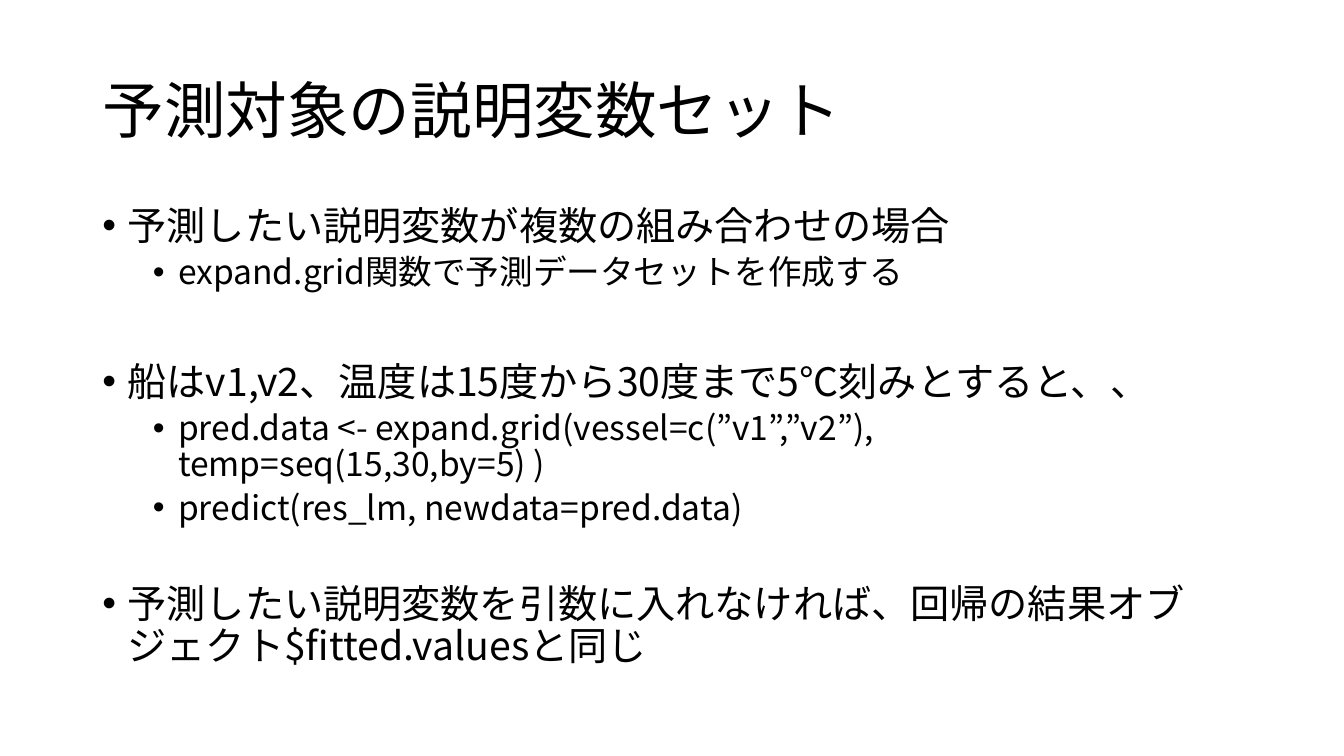
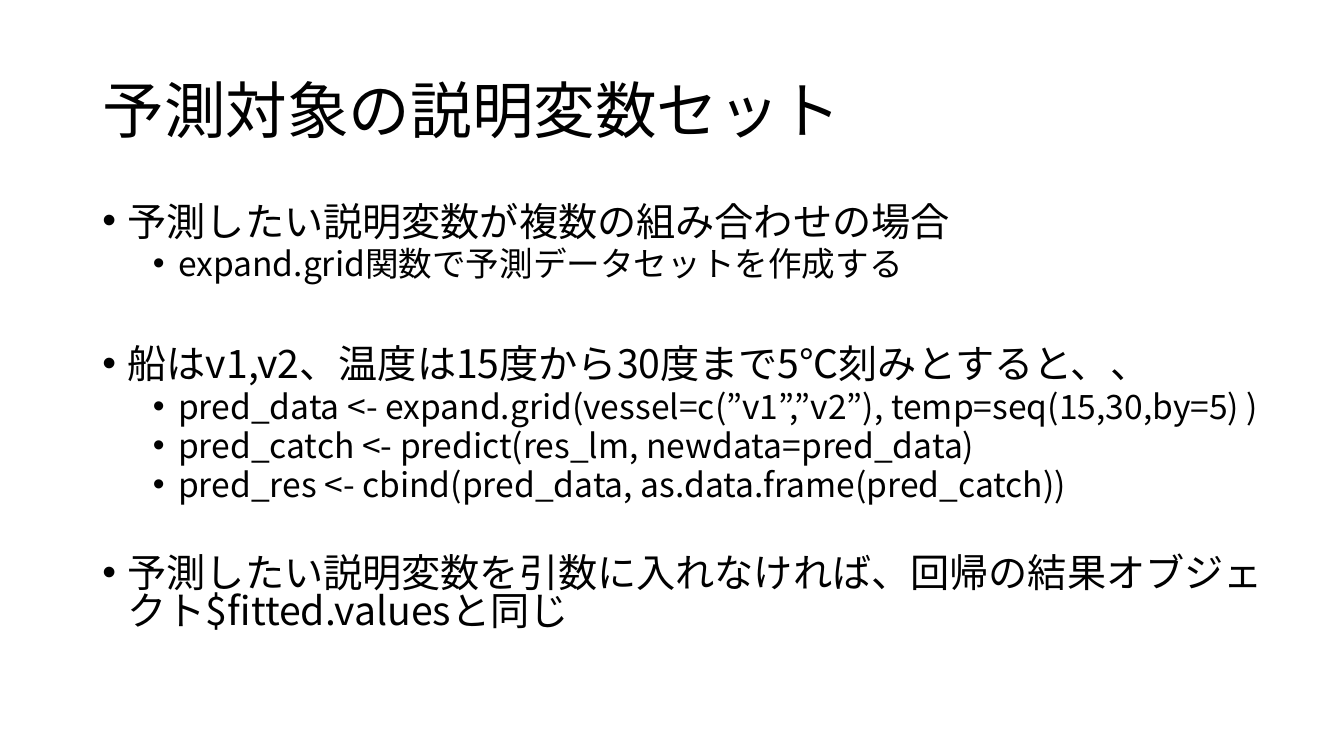
Before and after one commit to KoHMB/Shigen_kensyu_FRA, a slide deck: slide 5 of R/スライド/第23回.pptx. Drawn at 1344x756 pixels with LibreOffice and Linux fonts; fonts in the diff are those of the drawing. Boxes give left, top, right and bottom in pixels: in the first picture for what was removed or moved away, otherwise in the second. Text is boxed around its words. In the diff, an @@ line names an element or a change of style, - is before the commit and + after.

```diff
--- a/R/スライド/第23回.pptx
+++ b/R/スライド/第23回.pptx
@@ text at [128, 203, 1263, 630]: line spacing 0.9 to 0.8 @@
@@ text at [178, 384, 1239, 505]: text changed @@
-  • pred.data <- expand.grid(vessel=c(”v1”,”v2”), temp=seq(15,30,by=5) )
-  • predict(res_lm, newdata=pred.data)
+  • pred_data <- expand.grid(vessel=c(”v1”,”v2”), temp=seq(15,30,by=5) )
+  • pred_catch <- predict(res_lm, newdata=pred_data)
+  • pred_res <- cbind(pred_data, as.data.frame(pred_catch))
```
Also in this commit, not shown: 3 other slides changed, 1 slide added, 9 other files.
